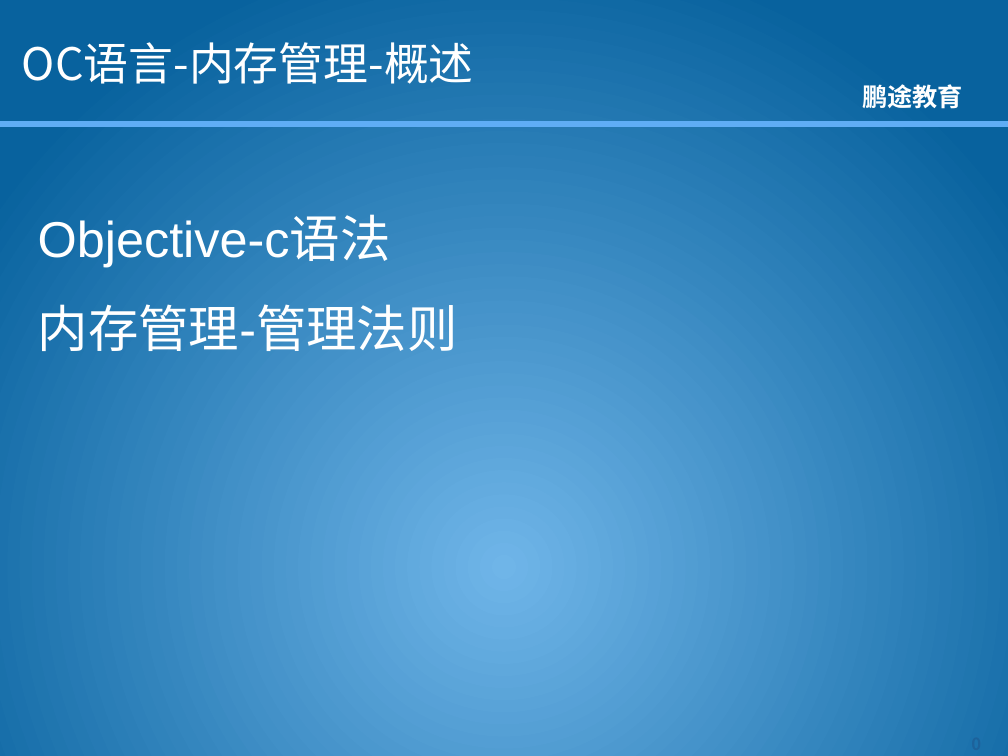
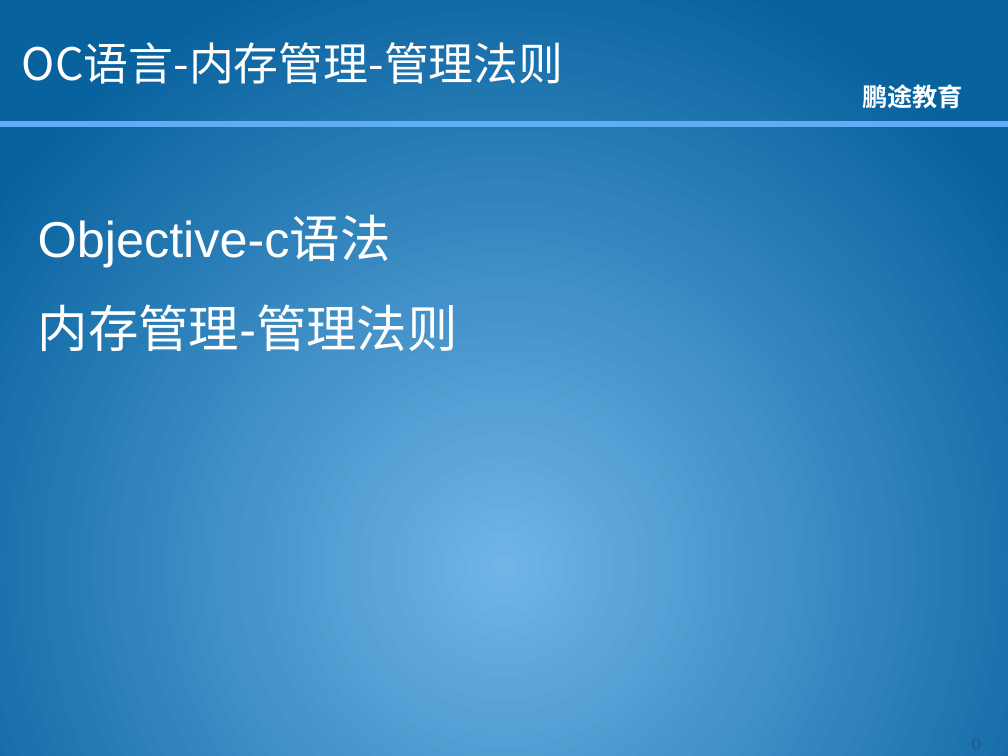
Before and after one commit to kkdmh77/gjh_baoche, a slide deck: slide 1 of 资料/课件/OC/OC语言-3.0-内存管理-管理法则.pptx. Drawn at 1008x756 pixels with LibreOffice and Linux fonts; fonts in the diff are those of the drawing; background and template pictures are left out. Boxes give left, top, right and bottom in pixels: in the first picture for what was removed or moved away, otherwise in the second. Text is boxed around its words. In the diff, an @@ line names an element or a change of style, - is before the commit and + after.

```diff
--- a/资料/课件/OC/OC语言-3.0-内存管理-管理法则.pptx
+++ b/资料/课件/OC/OC语言-3.0-内存管理-管理法则.pptx
@@ title at [22, 42, 563, 84]: text changed @@
-OC语言-内存管理-概述
+OC语言-内存管理-管理法则
```
Also in this commit, not shown: 4 slides added, 18 other files.
